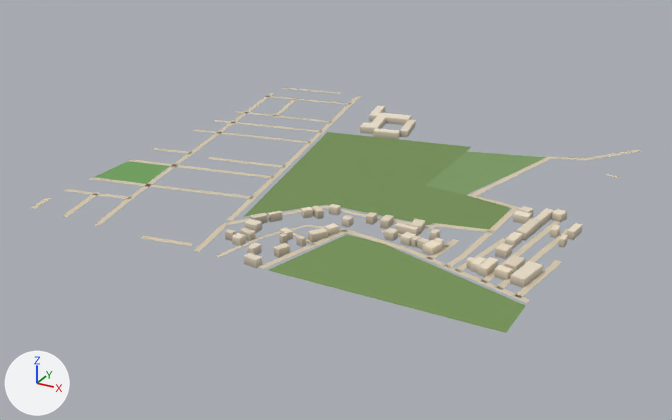
Renders of the glTF model public/assets/bengaluru-region-v1/tiles/t22_-5-l0.glb from each side of a commit.
The view is the same before and after, from a 50 mm lens placed at (11683.0, -3103.0, 374.0), pointed at (11231.0, -2281.0, -37.0). Arrows for +X, +Y and +Z are at lower left; the lights stay in place. The older version comes first. Vertices at exactly the same position are counted once.

Objects in the first picture: 'building', 'ground'.
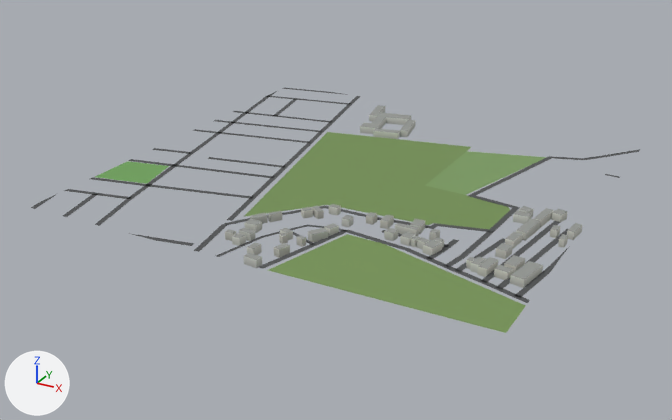
The edits, one by one:
me_building is used by ob_building; location (11000.0, -2500.0, 0.0).
me_building had 414 vertices, 527 faces and spanned x 164.0..501.0, y 0.0..458.0, z 0.0..8.0.
me_building now has 414 vertices, 640 faces and spans x 164.0..501.0, y 0.0..458.0, z 0.0..8.0.
me_building part 1: 527 kept faces spanning x 164.0..501.0, y 0.0..458.0, z 0.0..8.0 get new vertex colours.
Edits to the shape of me_building do not show in these pictures.
me_ground is used by ob_ground; location (11000.0, -2500.0, 0.0).
Verts and faces of me_ground; kept vertices keep their numbers, new ones are numbered from 562.
Before the commit, vertices of me_ground: 194 (502.0, 462.0, 1.0) at pixel (641, 151), 195 (498.0, 466.0, 1.0) at pixel (638, 149), 196 (484.0, 439.0, 1.0) at pixel (620, 154), 197 (479.0, 443.0, 1.0) at pixel (617, 153).
me_ground had 562 vertices, 599 faces and spanned x -3.0..503.0, y -3.0..503.0, z 1.0.
me_ground now has 578 vertices, 615 faces and spans x 0.0..500.0, y 0.0..500.0, z 1.0.
me_ground part 2: the loose piece of 8 vertices spanning x -1.0..86.0, y 481.0..503.0, z 1.0 is rebuilt with 8 vertices and now spans x 0.0..101.0, y 481.0..500.0, z 1.0.
me_ground part 3: the loose piece of 4 vertices spanning x -3.0..9.0, y -1.0..28.0, z 1.0 is rebuilt with 6 vertices and now spans x 0.0..9.0, y 0.0..42.0, z 1.0.
Part 4, on me_ground:
26 vertices are removed from x -3.0..279.0, y -1.0..501.0, z 1.0.
31 faces are deleted.
24 vertices move from x -1.0..382.0, y -3.0..442.0, z 1.0 to x 0.0..382.0, y 0.0..436.0, z 1.0.
38 vertices are added at x 0.0..280.0, y 0.0..500.0, z 1.0.
43 new faces join them.
Part 5, on me_ground:
2 vertices are removed from x 497.0..502.0, y 126.0..140.0, z 1.0.
4 faces are deleted.
3 vertices move from x 499.0..503.0, y 52.0..139.0, z 1.0 to x 498.0..500.0, y 52.0..156.0, z 1.0.
4 vertices are added at (500.0, 113.0, 1.0), (500.0, 126.0, 1.0), (500.0, 156.0, 1.0), (500.0, 175.0, 1.0).
6 new faces join them.
Part 6, on me_ground:
Vertex 194 moves to (500.0, 459.0, 1.0), pixel (638, 151).
Vertex 195 moves to (500.0, 469.0, 1.0), pixel (640, 149).
Vertex 196 moves to (486.0, 442.0, 1.0), pixel (622, 154).
Vertex 197 moves to (481.0, 445.0, 1.0), pixel (619, 152).
me_ground part 7: 258 kept faces spanning x 0.0..500.0, y 0.0..469.0, z 1.0 get new vertex colours; the middle colour goes from beige #d7c9ae to dark grey #535556.

Changed parts and their boxes [x1, y1, x2, y2] in the pictures (672 x 420 px; the box of a moved part takes in the faces that stretch with it):
part 1 of me_building, recoloured: [225, 105, 582, 288] in both
part 2 of me_ground, rebuilt (14% wider, 14% taller): before [283, 88, 341, 94]; after [282, 88, 348, 95]
part 3 of me_ground, rebuilt (29% wider, 33% taller): before [31, 198, 51, 209]; after [31, 194, 57, 209]
part 4 of me_ground, moved or reshaped: before [63, 93, 494, 269]; after [63, 91, 494, 269]
part 5 of me_ground, moved or reshaped: before [516, 260, 562, 303]; after [516, 248, 568, 303]
part 6 of me_ground, moved or reshaped: before [597, 150, 640, 158]; after [597, 149, 640, 158]
part 7 of me_ground, recoloured: [90, 96, 640, 303] in both
